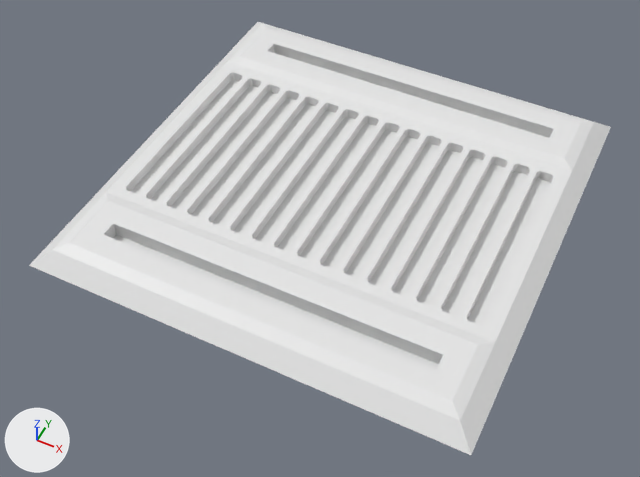
The Blender file Tohet/Assets/Models/Floortile5.blend: old version first, new version second.
The view is the same before and after, from a camera (50 mm lens) standing at (1.81, -3.95, 4.36) and looking at (-0.01, -0.31, -0.19). Arrows for +X, +Y and +Z are at lower left; the lights stay in place.
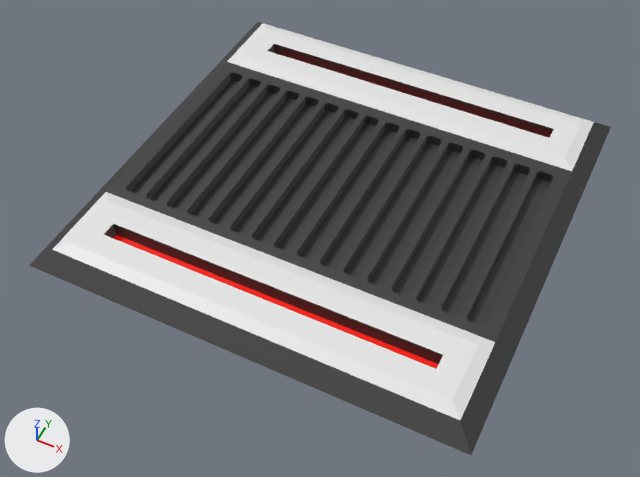
Diff of the bpy script that builds the scene:
```diff
--- a/Tohet/Assets/Models/Floortile5.blend.py
+++ b/Tohet/Assets/Models/Floortile5.blend.py
@@ mat_black @@
+mat_black = principled_material('Black')
+mat_black.base_color = (0.0741, 0.0741, 0.0741)  # dark grey #4d4d4d
+mat_black.metallic = 0.554
+mat_black.specular_ior_level = 0.564
@@ mat_glowing @@
+mat_glowing = principled_material('Glowing')
+mat_glowing.base_color = (0.8, 0.00127, 0.0)  # red #e70400
+mat_glowing.emission_color = (0.268, 0.00442, 0.0)  # red #8d0e00
+mat_glowing.emission_strength = 1.0
@@ mat_white @@
+mat_white = principled_material('White')
+mat_white.base_color = (0.8, 0.8, 0.8)  # white #e7e7e7
@@ me_plane @@
 me_plane.from_pydata(...)  # 40 vertices, 38 faces; spans x -1.5..1.5, y -1.5..1.5, z 0.0..0.12
 # used by ob_plane; location = (0.0, 0.0, 0.0)
+# me_plane part 1: 20 of the faces centred in x -1.44..1.44, y -1.44..1.44, z 0.0..0.09 switch from no material to mat_black (dark grey #4d4d4d)
+# me_plane part 2: all 2 faces centred in x 0.0, y -1.09..1.09, z 0.01 switch from no material to mat_glowing (red #e70400)
+me_plane.materials.append(mat_white)  # white #e7e7e7
```

Pixel boxes [x1, y1, x2, y2] of what changed, in the pictures (640 x 477 px):
part 1 of me_plane, recoloured (white to grey): [29, 22, 611, 455] in both
part 2 of me_plane, recoloured (white to red): [113, 235, 439, 369] in both
